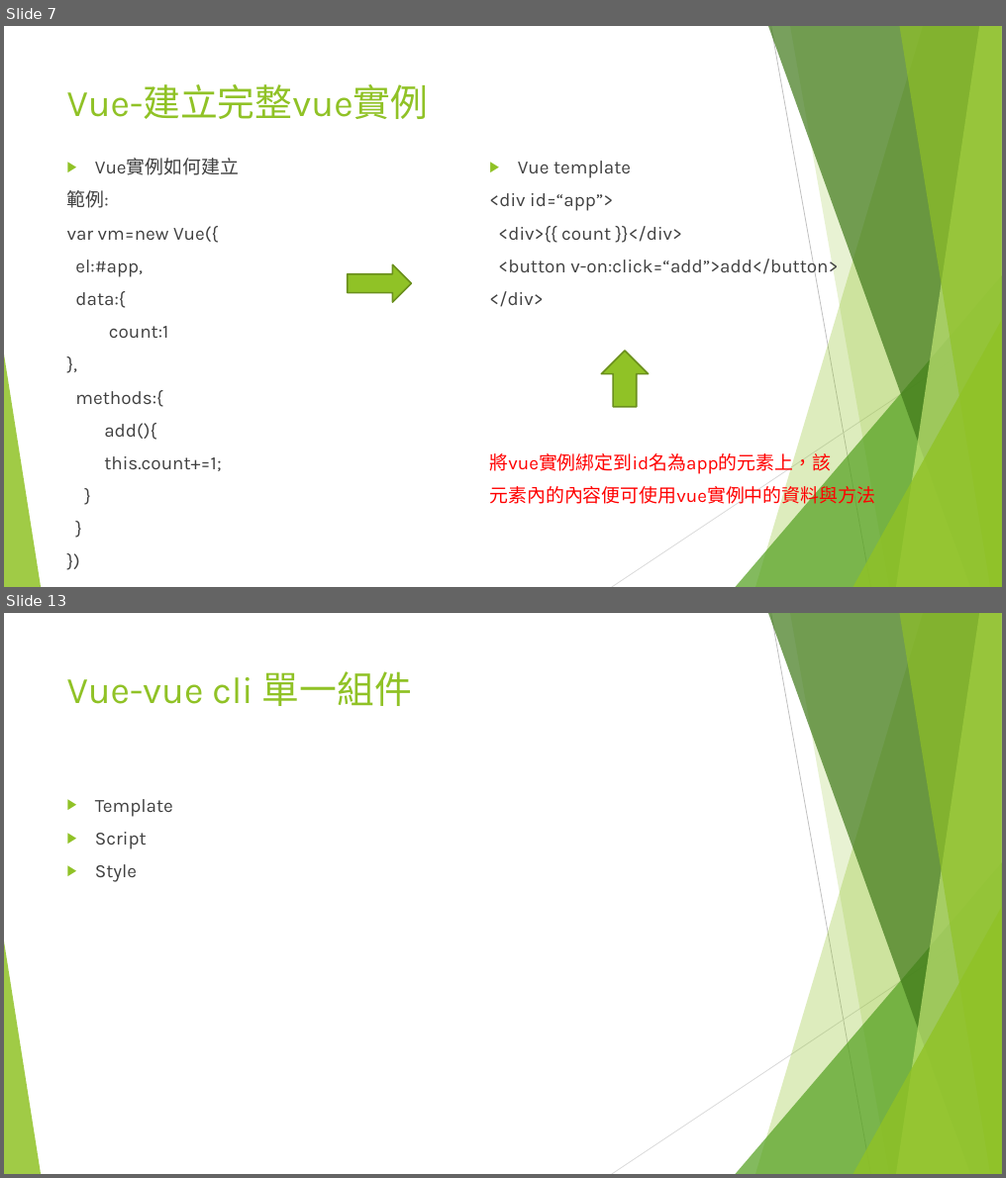
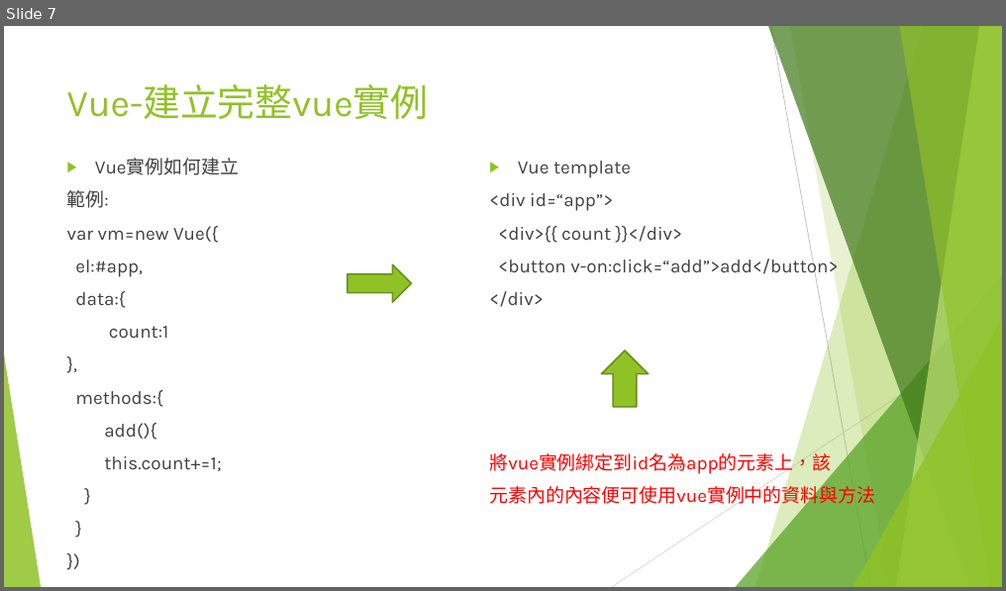
Before and after one commit to JSENESoftware/Education, a slide deck: Vue教育訓練.pptx. Shown one above the other, each under a label of ours: slides 7 and 13 before the commit, slide 7 after it; the slides between them are not shown. The pictures are 1006x1178 and 1006x591 pixels, drawn with LibreOffice and Linux fonts; fonts in the diff are those of the drawing. Boxes give left, top, right and bottom in pixels: in the first picture for what was removed or moved away, otherwise in the second. Text is boxed around its words. In the diff, an @@ line names an element or a change of style, - is before the commit and + after.

```diff
--- a/Vue教育訓練.pptx
+++ b/Vue教育訓練.pptx
@@ slide 13 removed at bbox=[4, 613, 1002, 1174], background #FFFFFF; not listed: 10 template elements that a slide beside it also shows @@
@@ title removed at bbox=[67, 671, 412, 706] @@
-Vue-vue cli 單一組件
@@ text removed at bbox=[95, 799, 173, 882] @@
-▶ Template
-▶ Script
-▶ Style
```
Also in this commit, not shown: 2 slides changed, 1 slide added, 6 other slides removed.
